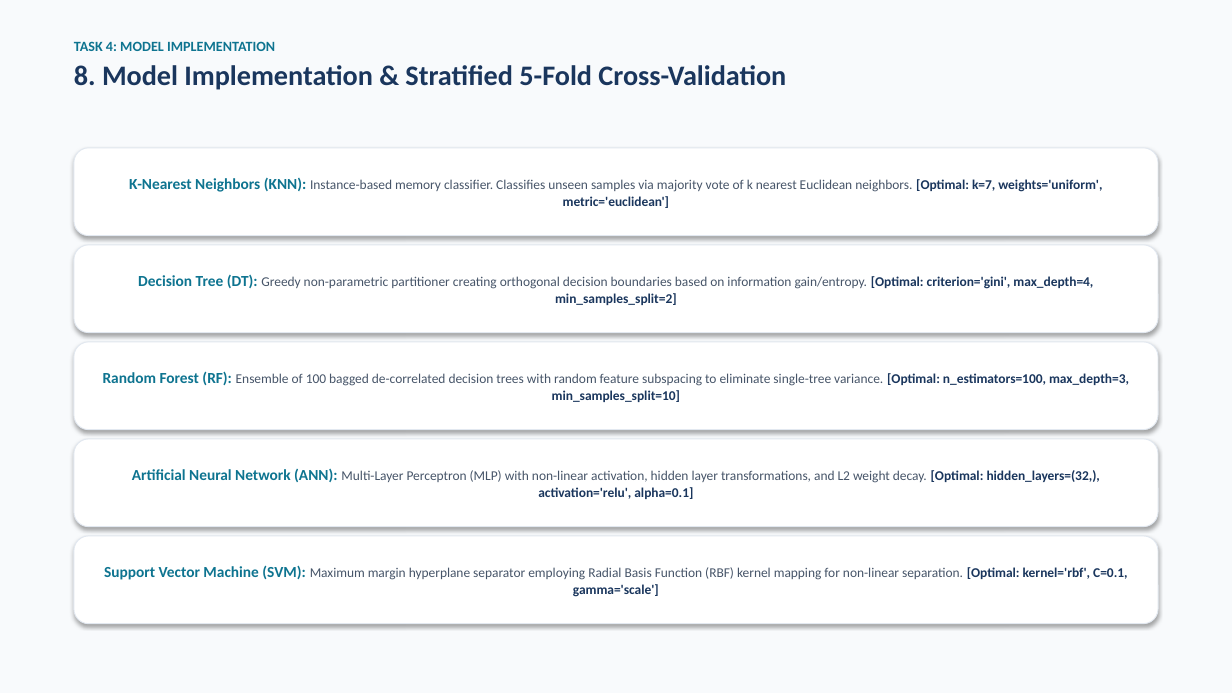
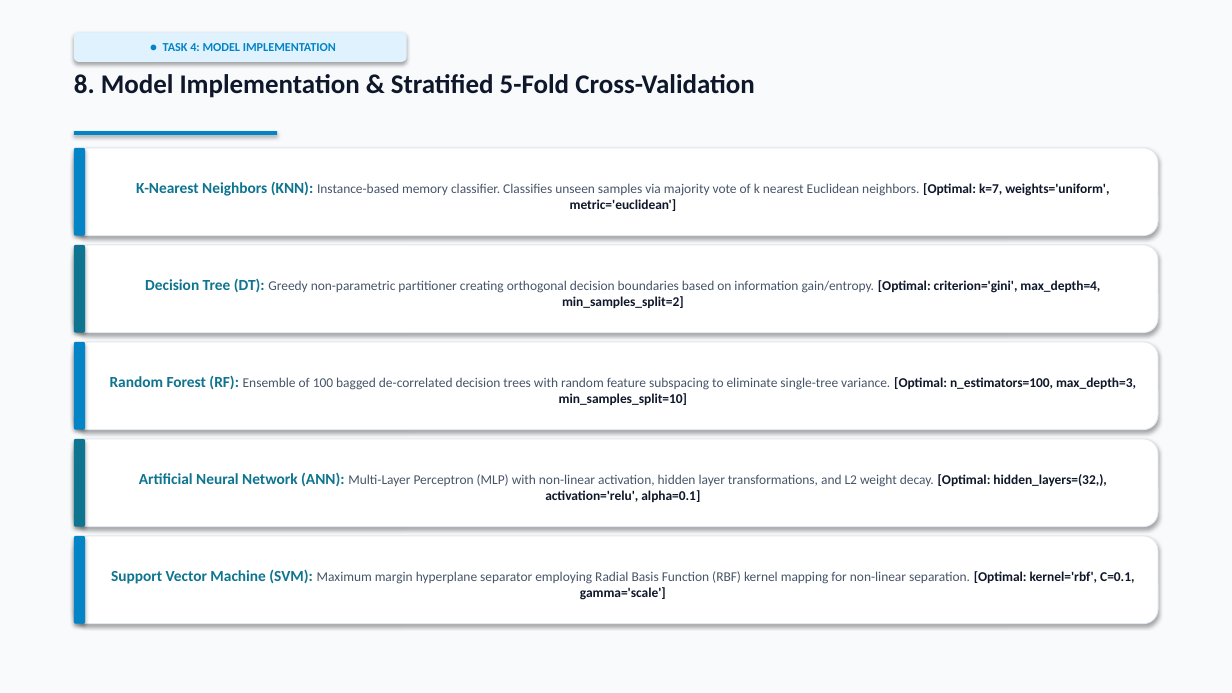
Before and after one commit to RemonAyman/advai, a slide deck: slide 9 of breast_cancer_classification_presentation.pptx. Drawn at 1232x693 pixels with LibreOffice and Linux fonts; fonts in the diff are those of the drawing. Boxes give left, top, right and bottom in pixels: in the first picture for what was removed or moved away, otherwise in the second. Text is boxed around its words. In the diff, an @@ line names an element or a change of style, - is before the commit and + after.

```diff
--- a/breast_cancer_classification_presentation.pptx
+++ b/breast_cancer_classification_presentation.pptx
@@ text at (74, 41, 275, 51): paragraph removed @@
-TASK 4: MODEL IMPLEMENTATION
@@ rounded rectangle added at (74, 32, 407, 62), fill #E0F2FE, 9.5 pt, text #0284C7, bold @@
+● TASK 4: MODEL IMPLEMENTATION
@@ text "8. Model Implementation & Stratified ...": place and size @@
-text "8. Model Implementation & Stratified ..." at (74, 41, 786, 90)
+text "8. Model Implementation & Stratified ..." at (74, 74, 755, 98)
@@ text "8. Model Implementation & Stratified ..." at (74, 74, 755, 98): size 22 to 21 pt, text colour #1A365D to #0F172A; less space between paragraphs @@
@@ rounded rectangle "K-Nearest Neighbors (KNN): Instance-based memory ..." at (74, 148, 1158, 236): text colour #1A365D to #0F172A in "[Optimal: k=7, weights='uniform', metric='euclidean']" @@
@@ rectangle added at (74, 131, 277, 135), fill #0284C7 @@
@@ rounded rectangle added at (74, 148, 85, 236), fill #0284C7 @@
@@ rounded rectangle "Decision Tree (DT): Greedy non-parametric ..." at (74, 245, 1158, 333): text colour #1A365D to #0F172A in "[Optimal: criterion='gini', max_depth=4, min_samples_split=2 ..." @@
@@ rounded rectangle added at (74, 245, 85, 333), fill #0E7490 @@
@@ rounded rectangle "Random Forest (RF): Ensemble of ..." at (74, 342, 1158, 430): text colour #1A365D to #0F172A in "[Optimal: n_estimators=100, max_depth=3, min_samples_split=1 ..." @@
@@ rounded rectangle added at (74, 342, 85, 430), fill #0284C7 @@
@@ rounded rectangle "Artificial Neural Network (ANN): Multi-Layer ..." at (74, 439, 1158, 527): text colour #1A365D to #0F172A in "[Optimal: hidden_layers=(32,), activation='relu', alpha=0.1]" @@
@@ rounded rectangle added at (74, 439, 85, 527), fill #0E7490 @@
@@ rounded rectangle "Support Vector Machine (SVM): Maximum ..." at (74, 536, 1158, 624): text colour #1A365D to #0F172A in "[Optimal: kernel='rbf', C=0.1, gamma='scale']" @@
@@ rounded rectangle added at (74, 536, 85, 624), fill #0284C7 @@
```
Also in this commit, not shown: 12 other slides changed, 2 other files.
